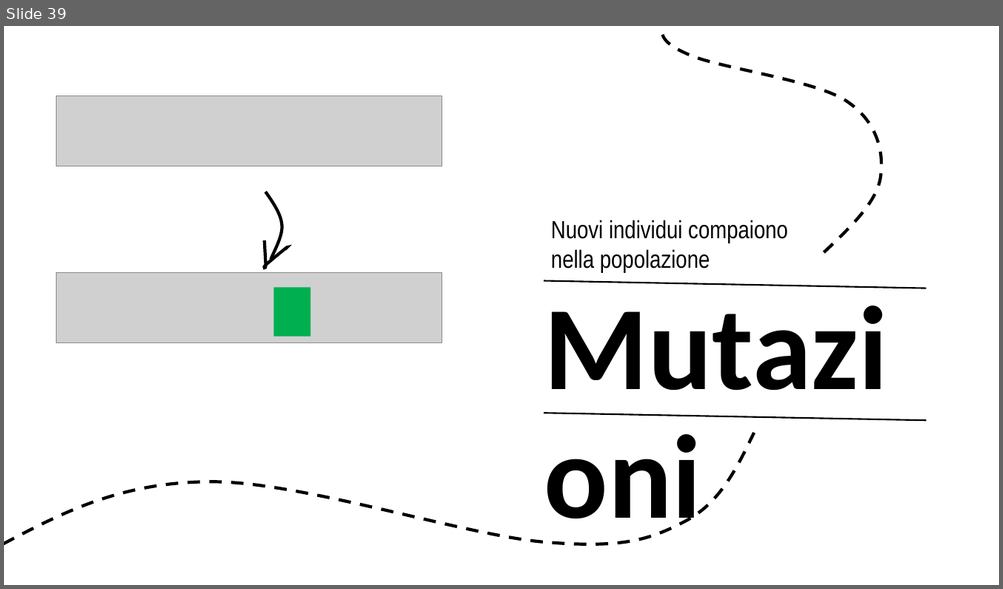
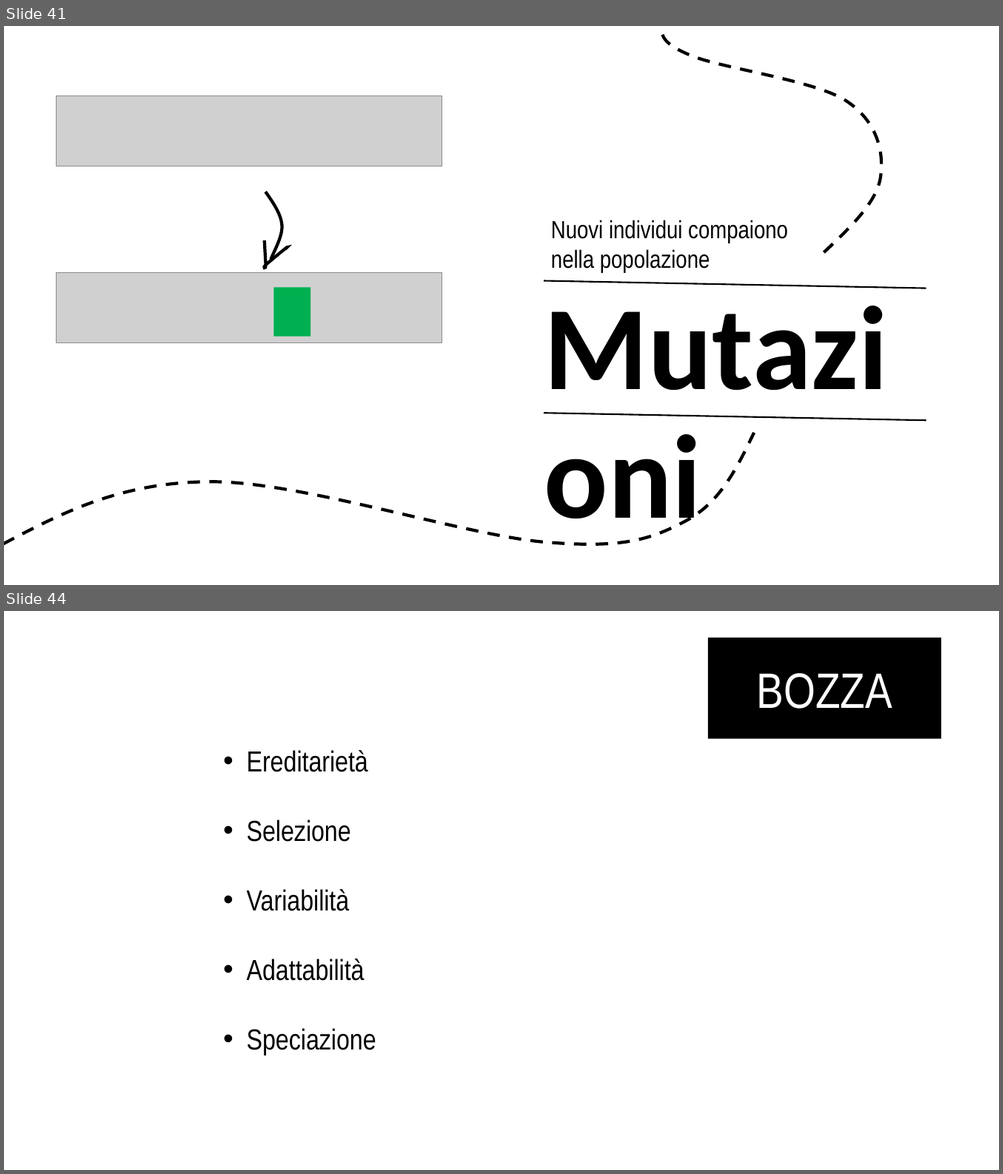
Before and after one commit to Teiolass/tesina, a slide deck: Presentazioni/Algoritmi genetici.pptx. Shown one above the other, each under a label of ours: slide 39 before the commit, slides 41 and 44 after it; the slides between them are not shown. The pictures are 1003x589 and 1003x1174 pixels, drawn with LibreOffice and Linux fonts; fonts in the diff are those of the drawing; grey boxes stand for pictures. Boxes give left, top, right and bottom in pixels: in the first picture for what was removed or moved away, otherwise in the second. Text is boxed around its words. In the diff, an @@ line names an element or a change of style, - is before the commit and + after.

```diff
--- a/Presentazioni/Algoritmi genetici.pptx
+++ b/Presentazioni/Algoritmi genetici.pptx
@@ slide 44 added at box(4, 611, 999, 1170), background #FFFFFF @@
@@ rectangle added at box(708, 638, 940, 739), fill #000000, 48 pt, text #FFFFFF @@
+BOZZA
@@ text added at box(247, 750, 376, 1056), 28 pt, text #000000 @@
+• Ereditarietà
+• Selezione
+• Variabilità
+• Adattabilità
+• Speciazione
@@ what was slide 39 is now slide 41 @@
```
Also in this commit, not shown: 14 slides changed, 4 other slides added, 1 slide removed, 1 other file.
